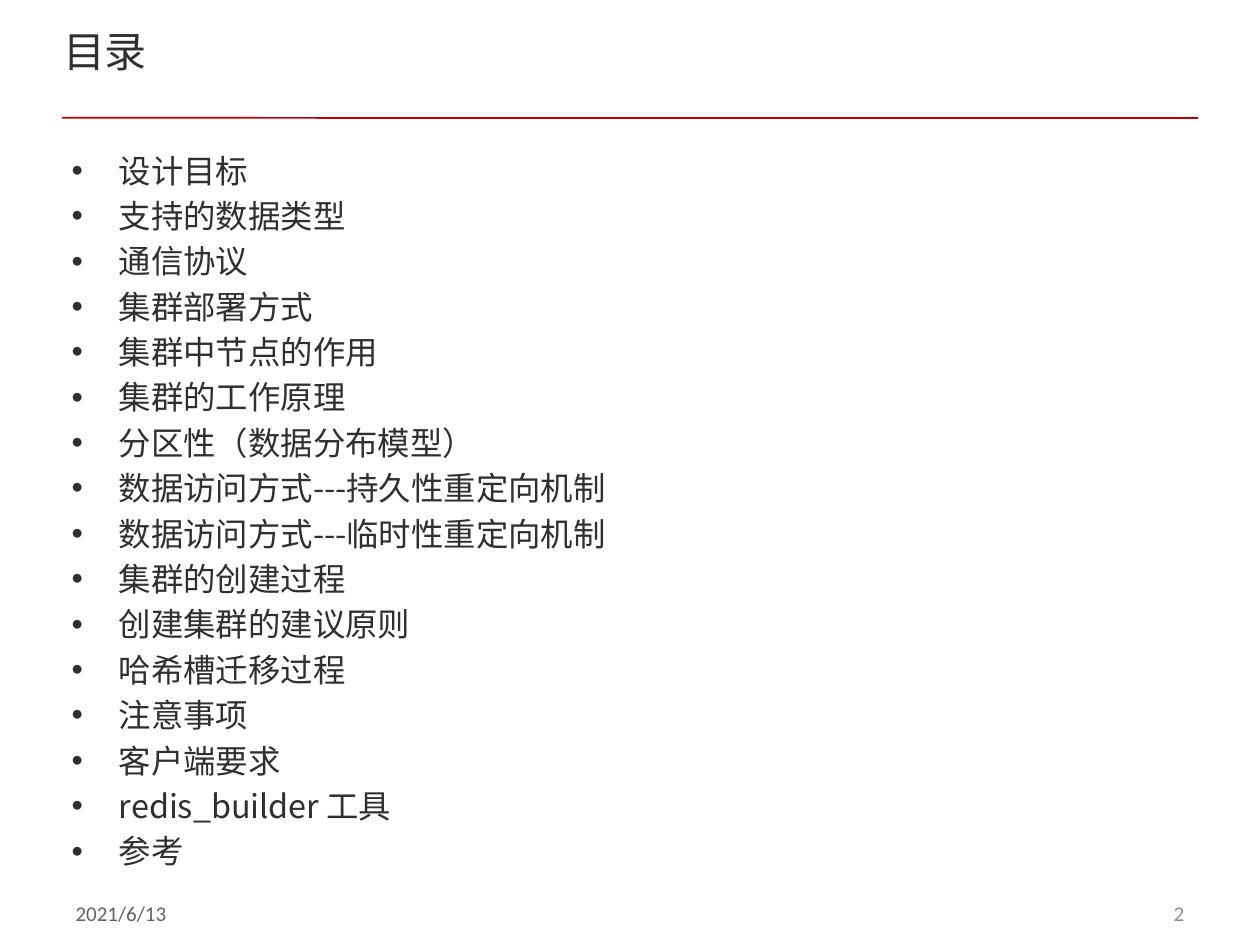
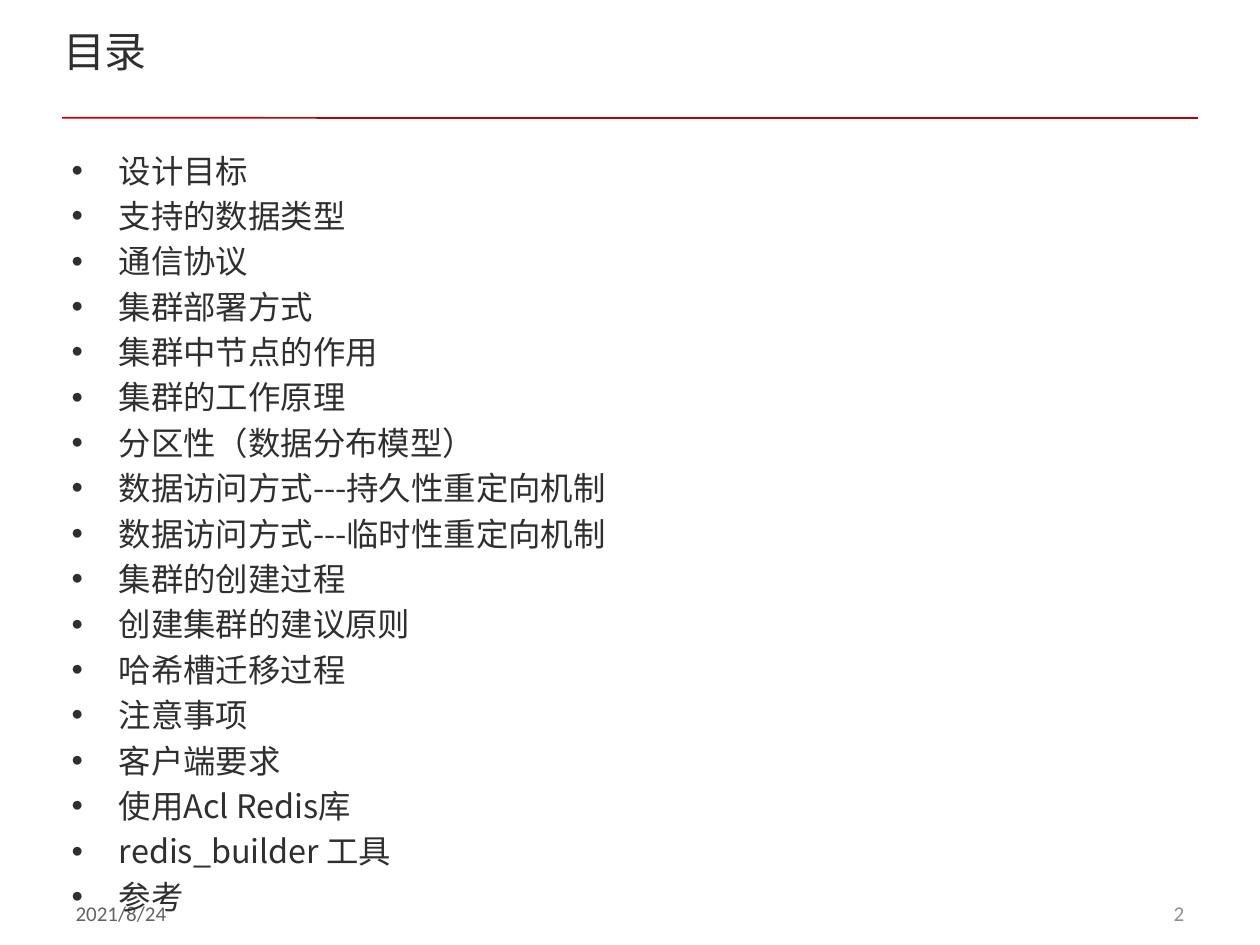
Before and after one commit to acl-dev/acl, a slide deck: slide 2 of doc/redis_cluster.pptx. Drawn at 1260x945 pixels with LibreOffice and Linux fonts; fonts in the diff are those of the drawing. Boxes give left, top, right and bottom in pixels: in the first picture for what was removed or moved away, otherwise in the second. Text is boxed around its words. In the diff, an @@ line names an element or a change of style, - is before the commit and + after.

```diff
--- a/doc/redis_cluster.pptx
+++ b/doc/redis_cluster.pptx
@@ text at box(119, 791, 351, 821): paragraph added @@
+• 使用Acl Redis库
@@ text at box(76, 903, 167, 922): text changed @@
-2021/6/13
+2021/8/24
```
Also in this commit, not shown: 26 other slides changed, 4 slides added.
